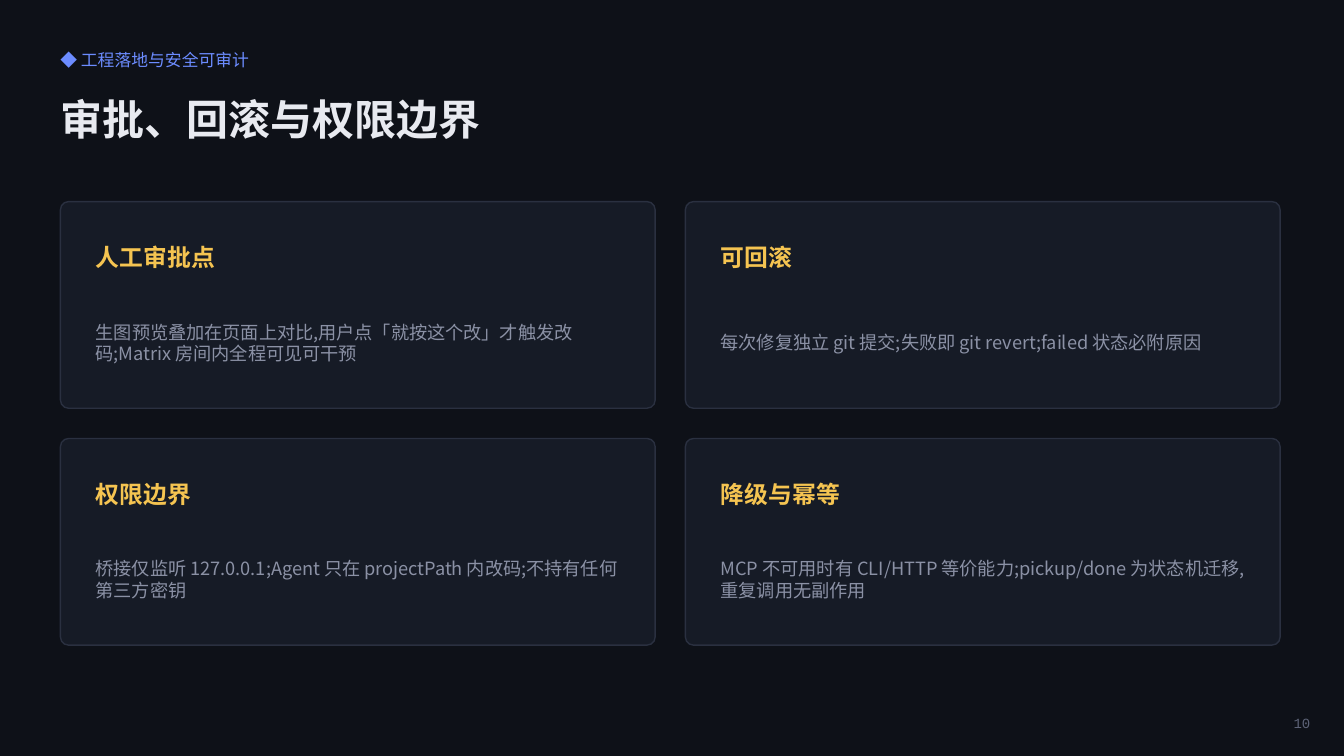
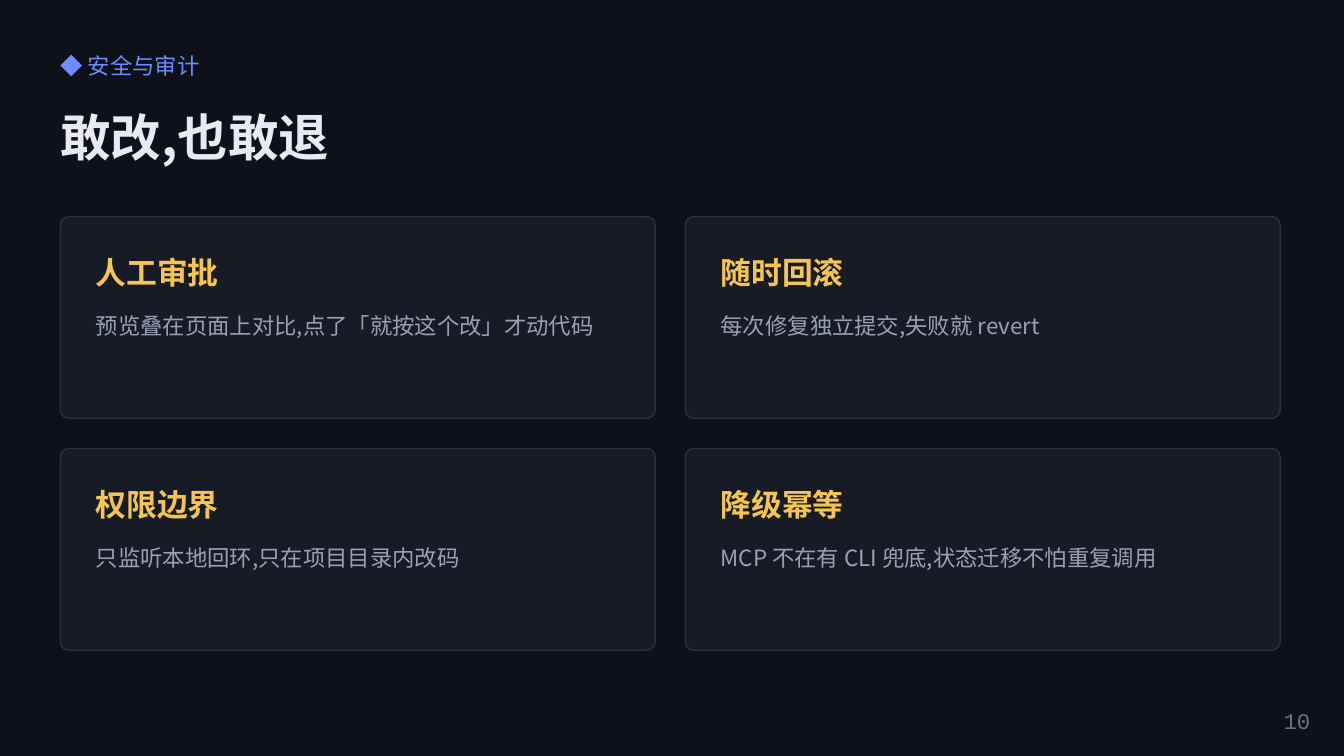
Before and after one commit to NLPark-Cran/viber-fix, a slide deck: slide 10 of contest/proposal.pptx. Drawn at 1344x756 pixels with LibreOffice and Linux fonts; fonts in the diff are those of the drawing. Boxes give left, top, right and bottom in pixels: in the first picture for what was removed or moved away, otherwise in the second. Text is boxed around its words. In the diff, an @@ line names an element or a change of style, - is before the commit and + after.

Commit message:
style: 方案 PPT 文案去 AI 味、字号升级(正文 20+/小字 16+),封面去掉赛事抬头

```diff
--- a/contest/proposal.pptx
+++ b/contest/proposal.pptx
@@ text at bbox=[88, 55, 200, 76]: text changed; size 12 to 16 pt @@
-◆ 工程落地与安全可审计
+◆ 安全与审计
@@ text at bbox=[60, 113, 328, 167]: text changed; size 30 to 36 pt @@
-审批、回滚与权限边界
+敢改,也敢退
@@ rounded rectangle: place and size @@
-rounded rectangle at bbox=[60, 202, 655, 408]
+rounded rectangle at bbox=[60, 217, 655, 418]
@@ proportions changed in 4 elements at bbox=[60, 449, 655, 650], bbox=[686, 449, 1280, 650], bbox=[60, 217, 655, 418], bbox=[686, 217, 1280, 418] @@
@@ rounded rectangle: place and size @@
-rounded rectangle at bbox=[686, 202, 1280, 408]
+rounded rectangle at bbox=[686, 217, 1280, 418]
@@ text at bbox=[96, 257, 219, 287]: text changed; size 17 to 22 pt @@
-人工审批点
+人工审批
@@ text at bbox=[721, 257, 844, 287]: text changed; size 17 to 22 pt @@
-可回滚
+随时回滚
@@ text at bbox=[96, 315, 594, 338]: text changed; size 13 to 16 pt; text colour #8B91A5 to #9AA1B5 @@
-生图预览叠加在页面上对比,用户点「就按这个改」才触发改码;Matrix 房间内全程可见可干预
+预览叠在页面上对比,点了「就按这个改」才动代码
@@ text at bbox=[721, 315, 1040, 338]: text changed; size 13 to 16 pt; text colour #8B91A5 to #9AA1B5 @@
-每次修复独立 git 提交;失败即 git revert;failed 状态必附原因
+每次修复独立提交,失败就 revert
@@ rounded rectangle: place and size @@
-rounded rectangle at bbox=[60, 439, 655, 645]
+rounded rectangle at bbox=[60, 449, 655, 650]
@@ rounded rectangle: place and size @@
-rounded rectangle at bbox=[686, 439, 1280, 645]
+rounded rectangle at bbox=[686, 449, 1280, 650]
@@ text "权限边界": place and size @@
-text "权限边界" at bbox=[96, 482, 191, 505]
+text "权限边界" at bbox=[96, 490, 219, 519]
@@ text "权限边界" at bbox=[96, 490, 219, 519]: size 17 to 22 pt @@
@@ text at bbox=[721, 489, 844, 519]: text changed; size 17 to 22 pt @@
-降级与幂等
+降级幂等
@@ vertical alignment middle to top in 4 elements at bbox=[721, 315, 1040, 338], bbox=[96, 315, 594, 338], bbox=[721, 547, 1156, 570], bbox=[96, 547, 460, 570] @@
@@ text at bbox=[96, 547, 460, 570]: text changed; size 13 to 16 pt; text colour #8B91A5 to #9AA1B5 @@
-桥接仅监听 127.0.0.1;Agent 只在 projectPath 内改码;不持有任何第三方密钥
+只监听本地回环,只在项目目录内改码
@@ text at bbox=[721, 547, 1156, 570]: text changed; size 13 to 16 pt; text colour #8B91A5 to #9AA1B5 @@
-MCP 不可用时有 CLI/HTTP 等价能力;pickup/done 为状态机迁移,重复调用无副作用
+MCP 不在有 CLI 兜底,状态迁移不怕重复调用
@@ text "10": place and size @@
-text "10" at bbox=[1294, 719, 1311, 728]
+text "10" at bbox=[1284, 714, 1311, 729]
@@ text "10" at bbox=[1284, 714, 1311, 729]: size 10 to 16 pt, text colour #5D6377 to #6B7288 @@
```
Also in this commit, not shown: 13 other slides changed, 1 other file.
